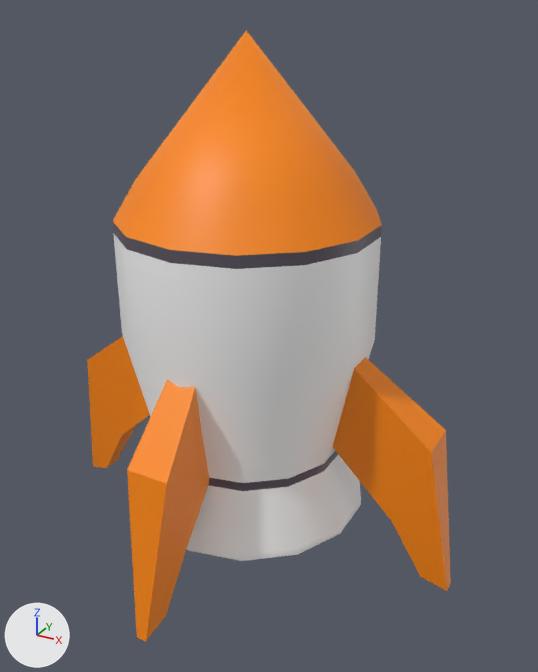
Renders of the Blender file Blender/bomba.blend from each side of a commit.
Camera for both pictures: a camera (50 mm lens) standing at (3.11, -5.29, 2.25) and looking at (0.2, 0.0, -0.39). The lights are fixed; the arrows at lower left show +X, +Y and +Z.
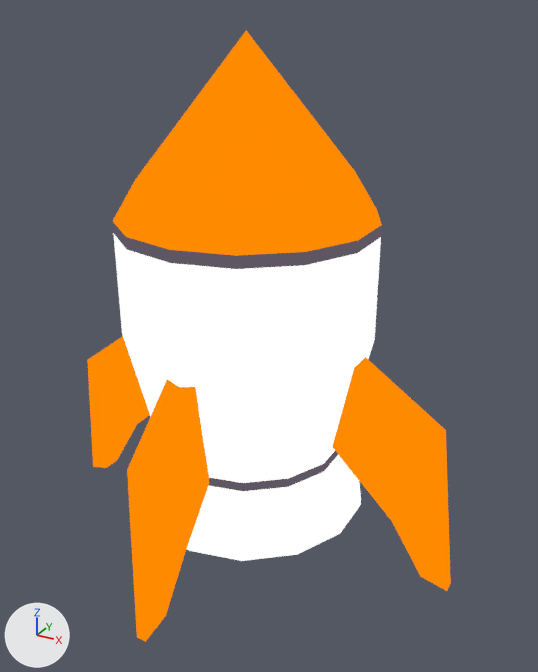
The change, as a list of edits to the scene's bpy script:
```text
Change mat_bomba:
    remove # nodes: BsdfPrincipled, OutputMaterial, TexImage
    nodes: Mix, OutputMaterial, TexImage, ValToRGB
    colours: dark blue #1e1b47, white #ffffff, black #000000
```

What differs and where, as boxes (x1, y1, x2, y2) in the pictures (538 x 672 px):
'Cylinder', recoloured
    both: (87, 31, 451, 642)
